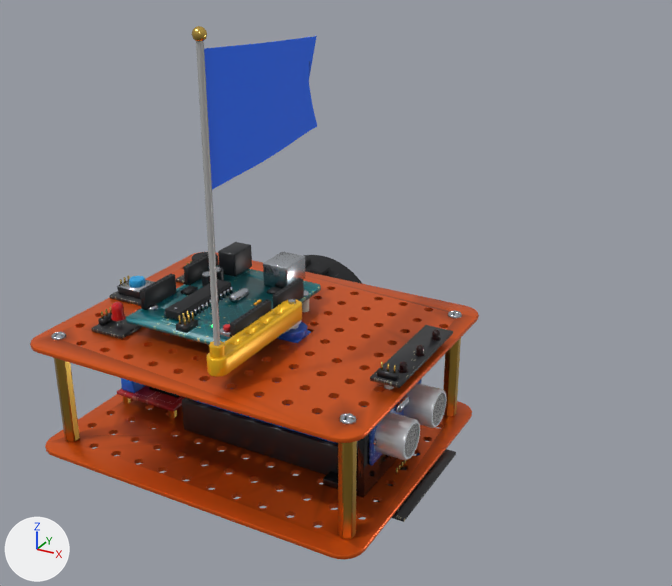
The glTF model public/robot3d/robot-kit.glb, before and after one commit.
The view is the same before and after, from a camera (50 mm lens) standing at (0.195, -0.29, 0.232) and looking at (0.035, 0.001, 0.087). The lights are fixed; the arrows at lower left show +X, +Y and +Z. The picture after the commit comes second. Where no turn or scale is listed for an object, it has been applied to the vertices.

Names of what the first picture shows: 'board_static', 'chassis_battery', 'chassis_driver', 'chassis_plate_lower', 'chassis_plate_upper', 'chassis_standoffs', 'line_leds_static', 'line_static', 'mast', 'pennant', 'servo_arm', 'ultrasonic_static' and 11 more.
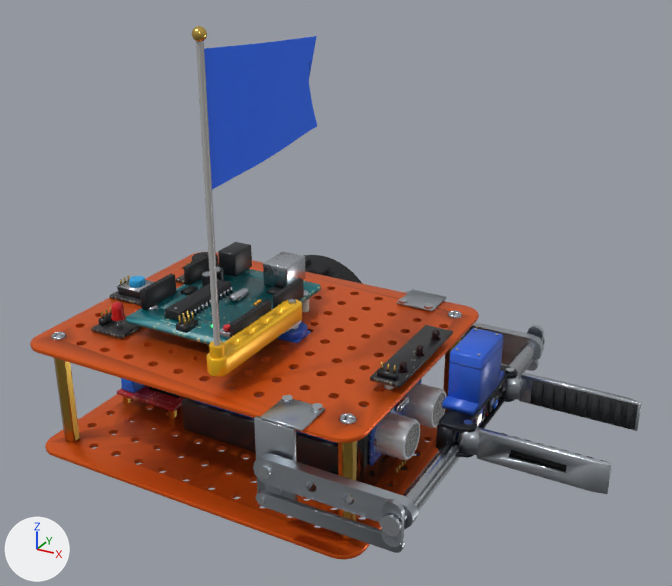
What differs and where, as boxes [x1, y1, x2, y2] in the pictures (672 x 586 px):
'gripper_boom', added
    after: [253, 322, 545, 536]
'gripper_carriage', added
    after: [381, 325, 544, 547]
'gripper_jaw.001', added
    after: [458, 427, 612, 494]
'gripper_jaw', added
    after: [501, 372, 642, 431]
'gripper_bracket_static', added (mostly hidden)
    after: [254, 290, 446, 501]
'gripper_link_bars', added
    after: [256, 353, 538, 553]
'gripper_ir', added
    after: [485, 390, 499, 418]
'gripper_color', added
    after: [473, 405, 486, 427]

Diff of the bpy script that builds the scene:
```diff
--- a/public/robot3d/robot-kit.glb.py
+++ b/public/robot3d/robot-kit.glb.py
@@ mat_gripper_atlas @@
+mat_gripper_atlas = bpy.data.materials.new('gripper_atlas')
+# uses the picture img_gripper_atlas
+# uses the picture img_gripper_atlas_glow
+# uses the picture img_gripper_atlas_mr
@@ ob_gripper_jaw_001 @@
+ob_gripper_jaw_001 = bpy.data.objects.new('gripper_jaw.001', me_gripper_jaw_001)  # 132 vertices, 220 faces; spans x -0.003..0.05, y -0.003..0.003, z 0.0..0.012
+ob_gripper_jaw_001.location = (0.0998, -0.022, 0.0474)
@@ ob_gripper_jaw @@
+ob_gripper_jaw = bpy.data.objects.new('gripper_jaw', me_gripper_jaw)  # 132 vertices, 220 faces; spans x -0.003..0.05, y -0.003..0.003, z 0.0..0.012
+ob_gripper_jaw.location = (0.0998, 0.022, 0.0474)
@@ ob_gripper_ir @@
+ob_gripper_ir = bpy.data.objects.new('gripper_ir', me_gripper_ir)  # 110 vertices, 188 faces; spans x -0.0004..0.0016, y -0.0055..0.0055, z -0.0038..0.0038
+ob_gripper_ir.location = (0.0982, 0.006, 0.0534)
@@ ob_gripper_color @@
+ob_gripper_color = bpy.data.objects.new('gripper_color', me_gripper_color)  # a box spanning x -0.0004..0.0004, y -0.0055..0.0055, z -0.0038..0.0038; a box spanning x 0.0004..0.001, y 0.0009..0.0031, z -0.0009..0.0017; a box spanning x 0.001..0.0011, y 0.0015..0.0025, z -0.0002..0.001; a box spanning x 0.0004..0.001, y -0.0047..-0.0001, z -0.0016..0.0024; a box spanning x 0.001..0.0012, y -0.0043..-0.0005, z -0.0012..0.002; a box spanning x 0.0004..0.0008, y -0.0038..-0.0022, z -0.003..-0.0022; a box spanning x 0.0004..0.0008, y 0.0022..0.0038, z -0.003..-0.0022
+ob_gripper_color.location = (0.0982, -0.006, 0.0534)
@@ ob_gripper_carriage @@
+ob_gripper_carriage = bpy.data.objects.new('gripper_carriage', me_gripper_carriage)  # 580 vertices, 1060 faces; spans x -0.0075..0.0082, y -0.0725..0.0725, z -0.0179..0.0224
+ob_gripper_carriage.location = (0.0948, 0.0, 0.0579)
@@ ob_gripper_link_bars @@
+ob_gripper_link_bars = bpy.data.objects.new('gripper_link_bars', me_gripper_link_bars)  # 88 vertices, 160 faces; spans x -0.0028..0.0528, y -0.0713..0.0713, z -0.0028..0.0028
+ob_gripper_link_bars.location = (0.045, 0.0, 0.039)
@@ ob_gripper_bracket_static @@
+ob_gripper_bracket_static = bpy.data.objects.new('gripper_bracket_static', me_gripper_bracket_static)  # 719 vertices, 1322 faces; spans x -0.0347..0.0115, y -0.0025..0.1247, z -0.0157..0.0178
+ob_gripper_bracket_static.location = (0.045, -0.0611, 0.0492)
@@ ob_gripper_boom @@
+ob_gripper_boom = bpy.data.objects.new('gripper_boom', me_gripper_boom)  # 318 vertices, 612 faces; spans x -0.005..0.0552, y -0.0742..0.0742, z -0.005..0.005
+ob_gripper_boom.location = (0.045, 0.0, 0.049)
```
